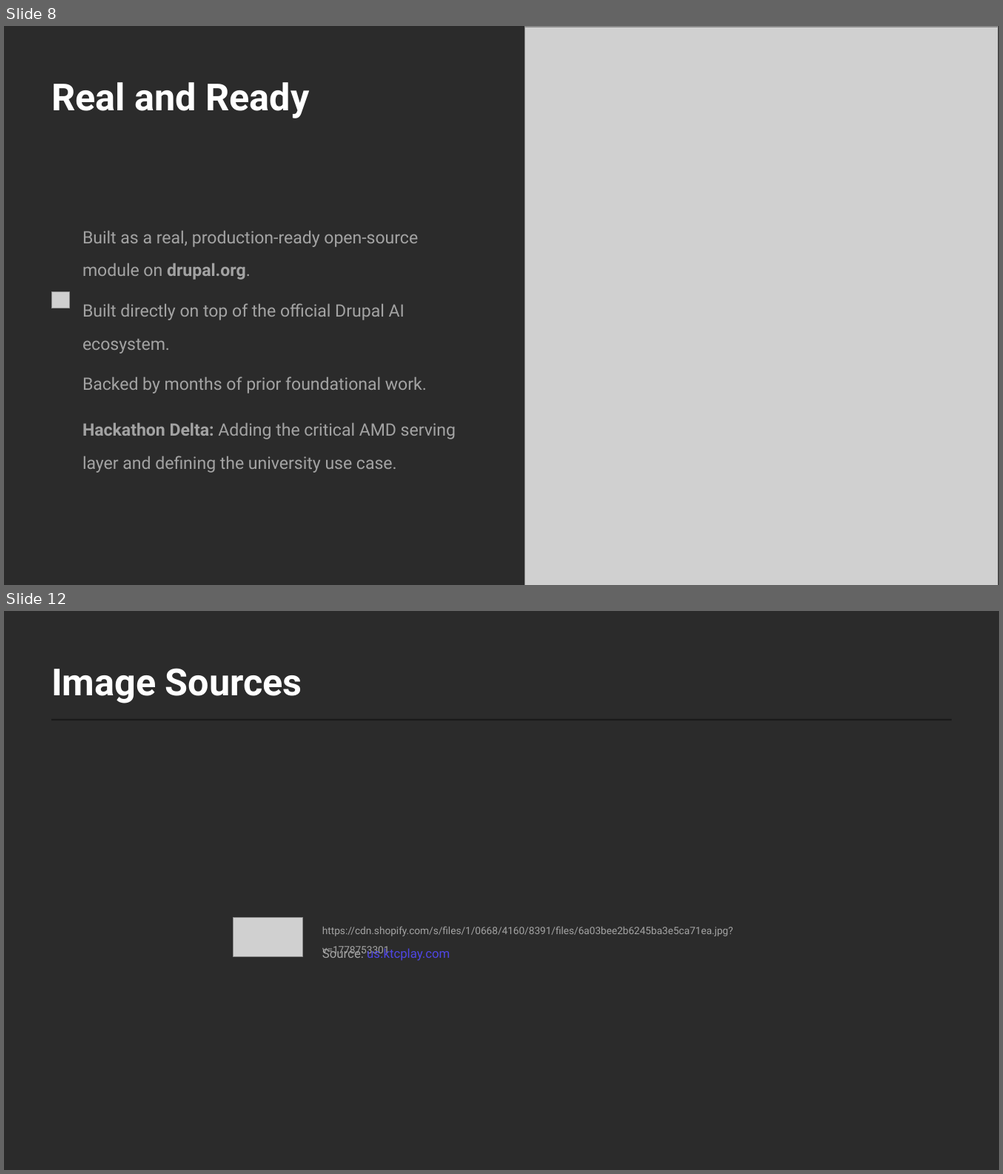
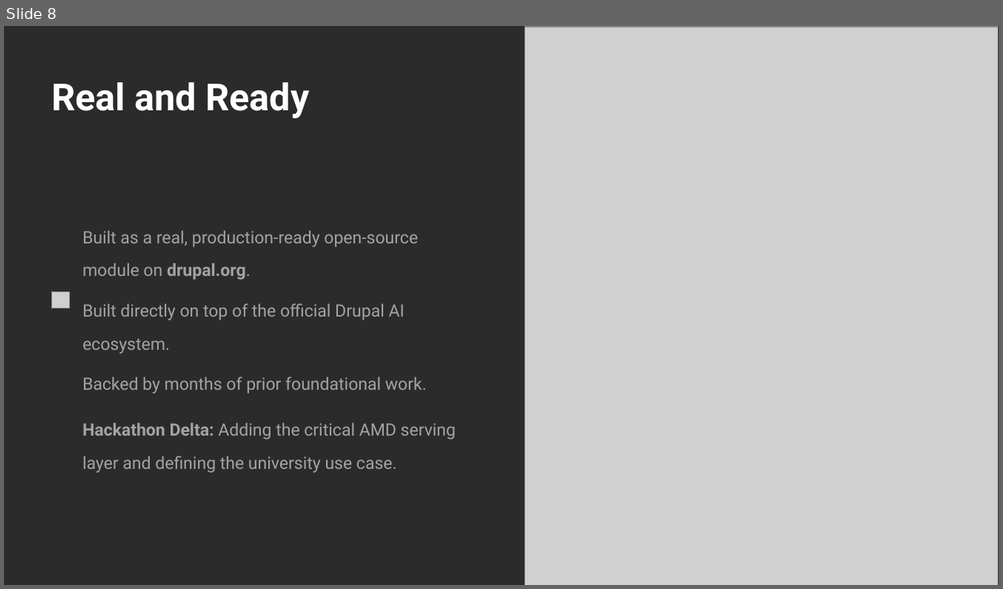
Before and after one commit to leofishman/amd-hackathon, a slide deck: Drupal AI Factchecker.pptx. Shown one above the other, each under a label of ours: slides 8 and 12 before the commit, slide 8 after it; the slides between them are not shown. The pictures are 1003x1174 and 1003x589 pixels, drawn with LibreOffice and Linux fonts; fonts in the diff are those of the drawing; grey boxes stand for pictures; background and template pictures are left out; a plain dark background stands for a picture behind light text. Boxes give left, top, right and bottom in pixels: in the first picture for what was removed or moved away, otherwise in the second. Text is boxed around its words. In the diff, an @@ line names an element or a change of style, - is before the commit and + after.

```diff
--- a/Drupal AI Factchecker.pptx
+++ b/Drupal AI Factchecker.pptx
@@ slide 12 removed at (4,611,999,1170), background picture (left out) @@
@@ text removed at (51,668,302,703) @@
-Image Sources
@@ rectangle removed at (52,719,951,721) @@
@@ picture removed at (233,917,303,957) @@
@@ text removed at (322,926,733,957) @@
-https://cdn.shopify.com/s/files/1/0668/4160/8391/files/6a03bee2b6245ba3e5ca71ea.jpg?v=1778753301
@@ text removed at (322,947,449,961) @@
-Source: us.ktcplay.com
```
Also in this commit, not shown: 3 slides changed, 1 other slide removed, 3 other files.
